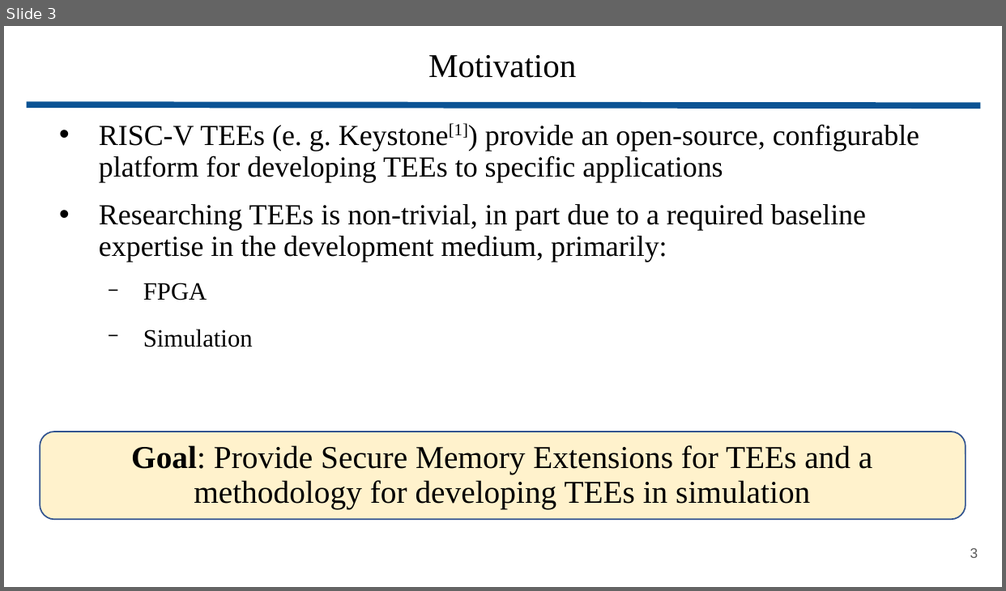
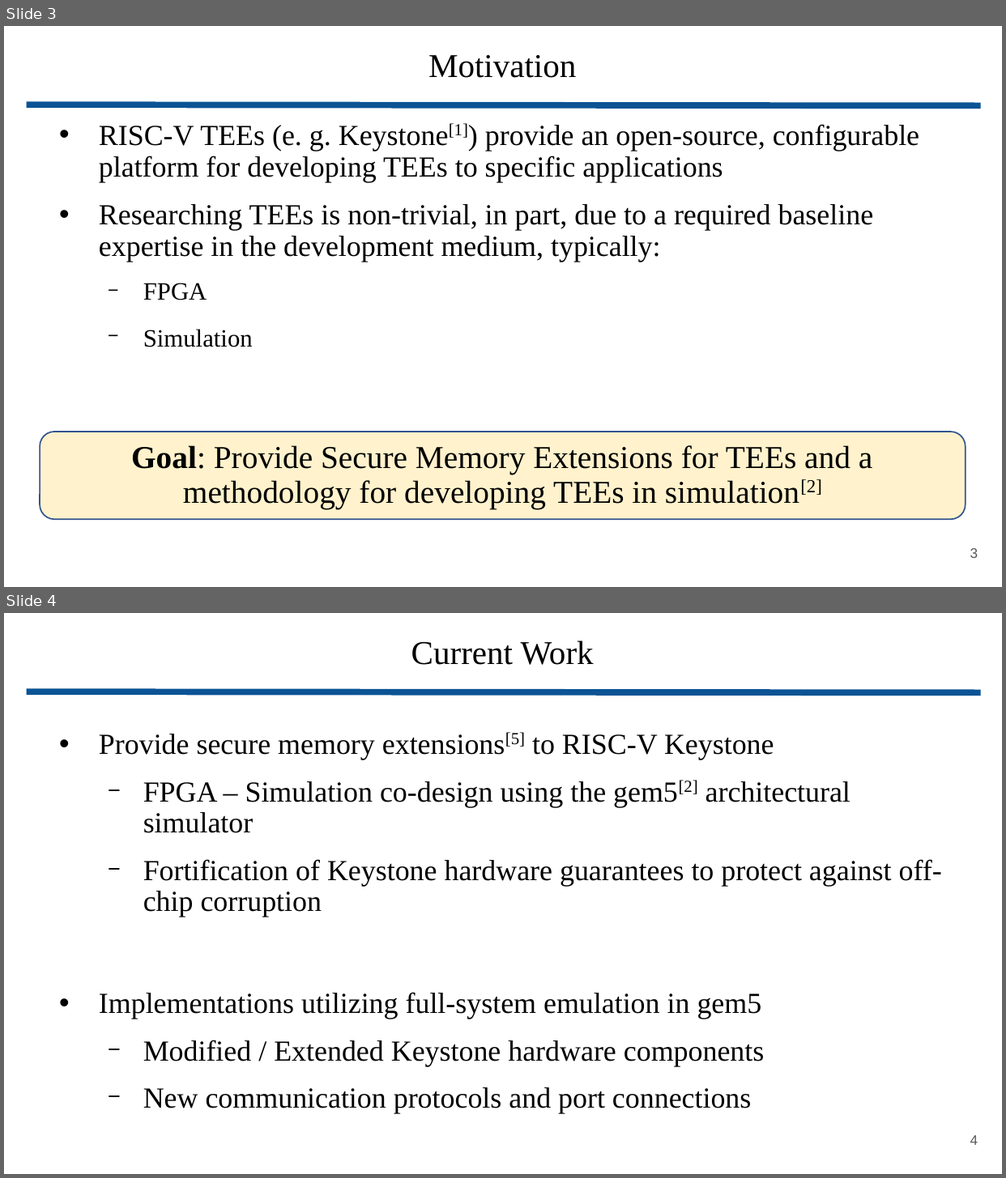
Before and after one commit to wbuz24/grad-research, a slide deck: presentations/YARCH25_lightning.pptx. Shown one above the other, each under a label of ours: slide 3 before the commit, slides 3 and 4 after it. The pictures are 1006x591 and 1006x1178 pixels, drawn with LibreOffice and Linux fonts; fonts in the diff are those of the drawing. Boxes give left, top, right and bottom in pixels: in the first picture for what was removed or moved away, otherwise in the second. Text is boxed around its words. In the diff, an @@ line names an element or a change of style, - is before the commit and + after.

```diff
--- a/presentations/YARCH25_lightning.pptx
+++ b/presentations/YARCH25_lightning.pptx
@@ slide 4 added at (4,613,1002,1174), background #FFFFFF @@
@@ title added at (411,641,594,665), 24 pt, text #000000 @@
+Current Work
@@ line added from (26, 692) to (981, 693), #0B5394 4.51 pt @@
@@ text added at (99,732,942,1114), 21 pt, text #000000 @@
+• Provide secure memory extensions[5] to RISC-V Keystone
+  − FPGA – Simulation co-design using the gem5[2] architectural simulator
+  − Fortification of Keystone hardware guarantees to protect against off-chip corruption
+• Implementations utilizing full-system emulation in gem5
+  − Modified / Extended Keystone hardware components
+  − New communication protocols and port connections
@@ page number added at (970,1135,978,1145), 10 pt, text #595959 @@
+4
@@ slide 3 changed as well @@
@@ text at (99,204,874,262): text changed @@
-• Researching TEEs is non-trivial, in part due to a required baseline expertise in the development medium, primarily:
+• Researching TEEs is non-trivial, in part, due to a required baseline expertise in the development medium, typically:
@@ text at (131,446,872,510): text changed @@
-Goal: Provide Secure Memory Extensions for TEEs and a methodology for developing TEEs in simulation
+Goal: Provide Secure Memory Extensions for TEEs and a methodology for developing TEEs in simulation[2]
```
Also in this commit, not shown: 2 other slides changed, 3 other slides added, 2 slides removed, 1 other file.
